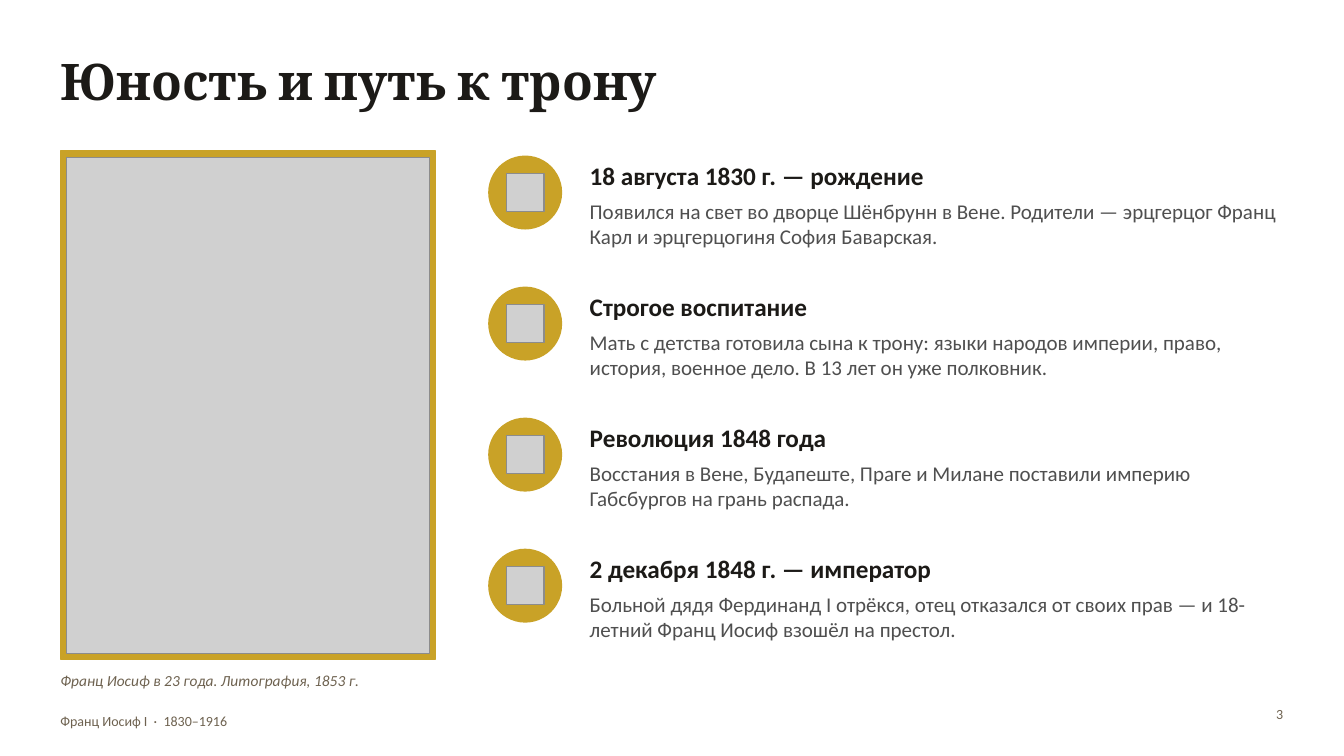
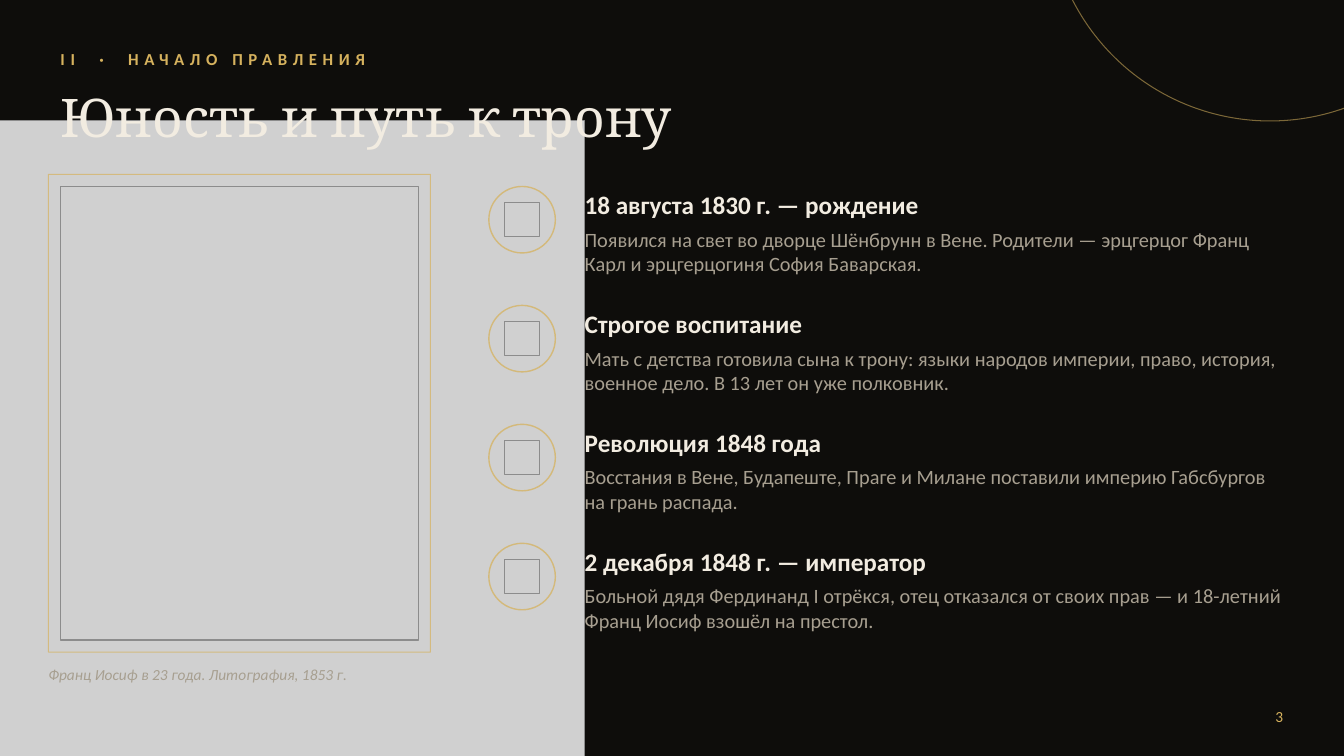
Before and after one commit to ostmat777-png/Claude, a slide deck: slide 3 of presentations/Franz_Joseph_I.pptx. Drawn at 1344x756 pixels with LibreOffice and Linux fonts; fonts in the diff are those of the drawing; grey boxes stand for pictures; background and template pictures are left out. Boxes give left, top, right and bottom in pixels: in the first picture for what was removed or moved away, otherwise in the second. Text is boxed around its words. In the diff, an @@ line names an element or a change of style, - is before the commit and + after.

```diff
--- a/presentations/Franz_Joseph_I.pptx
+++ b/presentations/Franz_Joseph_I.pptx
@@ background #FFFFFF to picture (left out) @@
@@ ellipse added at [1049, 0, 1344, 121], outline #D6B25E 0.75 pt @@
@@ text added at [60, 54, 365, 65], 12 pt, text #D6B25E, bold @@
+II · НАЧАЛО ПРАВЛЕНИЯ
@@ title "Юность и путь к трону": place and size @@
-title "Юность и путь к трону" at [60, 63, 657, 112]
+title "Юность и путь к трону" at [60, 88, 672, 151]
@@ title "Юность и путь к трону" at [60, 88, 672, 151]: size 36 to 38 pt, text colour #1C1A17 to #F2ECE1, bold off; line spacing 1 to 0.92 @@
@@ picture added at [0, 121, 585, 756] @@
@@ rectangle: place and size @@
-rectangle at [60, 151, 436, 659]
+rectangle at [48, 174, 431, 652]
@@ rectangle at [48, 174, 431, 652]: fill #C9A227 to none; outline #C9A227 1 pt to #D6B25E 0.75 pt @@
@@ picture removed at [506, 173, 543, 211] @@
@@ picture: place and size @@
-picture at [67, 157, 430, 653]
+picture at [60, 187, 418, 640]
@@ fill #C9A227 to none; outline #C9A227 1 pt to #D6B25E 1 pt in 4 elements at [489, 424, 556, 491], [489, 543, 556, 610], [489, 306, 556, 372], [489, 187, 556, 253] @@
@@ ellipse: place and size @@
-ellipse at [489, 156, 562, 229]
+ellipse at [489, 187, 556, 253]
@@ picture added at [505, 203, 539, 237] @@
@@ text colour #1C1A17 to #F2ECE1 in 4 elements at [585, 434, 821, 456], [585, 553, 926, 575], [585, 316, 802, 337], [585, 196, 918, 218] @@
@@ text "18 августа 1830 г. — ...": place and size @@
-text "18 августа 1830 г. — ..." at [590, 167, 923, 189]
+text "18 августа 1830 г. — ..." at [585, 196, 918, 218]
@@ size 15 to 14.5 pt, text colour #4F4F4F to #A79F90 in 4 elements at [585, 470, 1265, 513], [585, 589, 1281, 632], [585, 353, 1275, 394], [585, 233, 1249, 275] @@
@@ text "Появился на свет во дворце ...": place and size @@
-text "Появился на свет во дворце ..." at [590, 204, 1275, 248]
+text "Появился на свет во дворце ..." at [585, 233, 1249, 275]
@@ ellipse: place and size @@
-ellipse at [489, 287, 562, 360]
+ellipse at [489, 306, 556, 372]
@@ picture added at [505, 322, 539, 356] @@
@@ picture removed at [506, 304, 543, 342] @@
@@ text "Строгое воспитание": place and size @@
-text "Строгое воспитание" at [590, 299, 807, 320]
+text "Строгое воспитание" at [585, 316, 802, 337]
@@ text "Мать с детства готовила сына ...": place and size @@
-text "Мать с детства готовила сына ..." at [590, 336, 1221, 379]
+text "Мать с детства готовила сына ..." at [585, 353, 1275, 394]
@@ ellipse: place and size @@
-ellipse at [489, 418, 562, 491]
+ellipse at [489, 424, 556, 491]
@@ picture: place and size @@
-picture at [506, 436, 543, 473]
+picture at [505, 441, 539, 475]
@@ ellipse: place and size @@
-ellipse at [489, 549, 562, 622]
+ellipse at [489, 543, 556, 610]
@@ picture: place and size @@
-picture at [506, 567, 543, 604]
+picture at [505, 560, 539, 594]
@@ text "Больной дядя Фердинанд I отрёкся, ...": place and size @@
-text "Больной дядя Фердинанд I отрёкся, ..." at [590, 597, 1245, 641]
+text "Больной дядя Фердинанд I отрёкся, ..." at [585, 589, 1281, 632]
@@ text "Франц Иосиф в 23 года. ...": place and size @@
-text "Франц Иосиф в 23 года. ..." at [60, 675, 359, 689]
+text "Франц Иосиф в 23 года. ..." at [48, 670, 347, 682]
@@ text "Франц Иосиф в 23 года. ..." at [48, 670, 347, 682]: text colour #6E6250 to #A79F90 @@
@@ text removed at [60, 716, 228, 729] @@
-Франц Иосиф I · 1830–1916
@@ page number at [1275, 712, 1283, 722]: size 10 to 11 pt, text colour #6E6250 to #D6B25E; vertical alignment top to middle @@
```
Also in this commit, not shown: 12 other slides changed.
